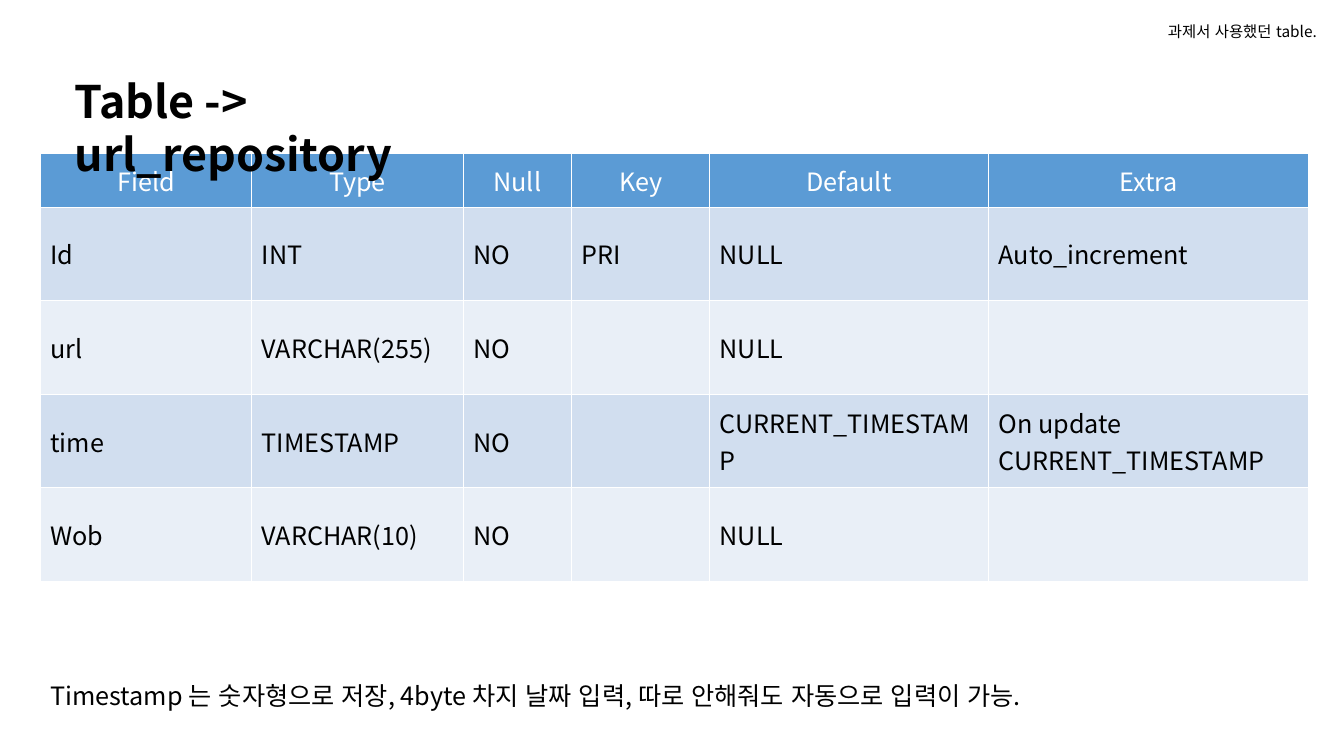
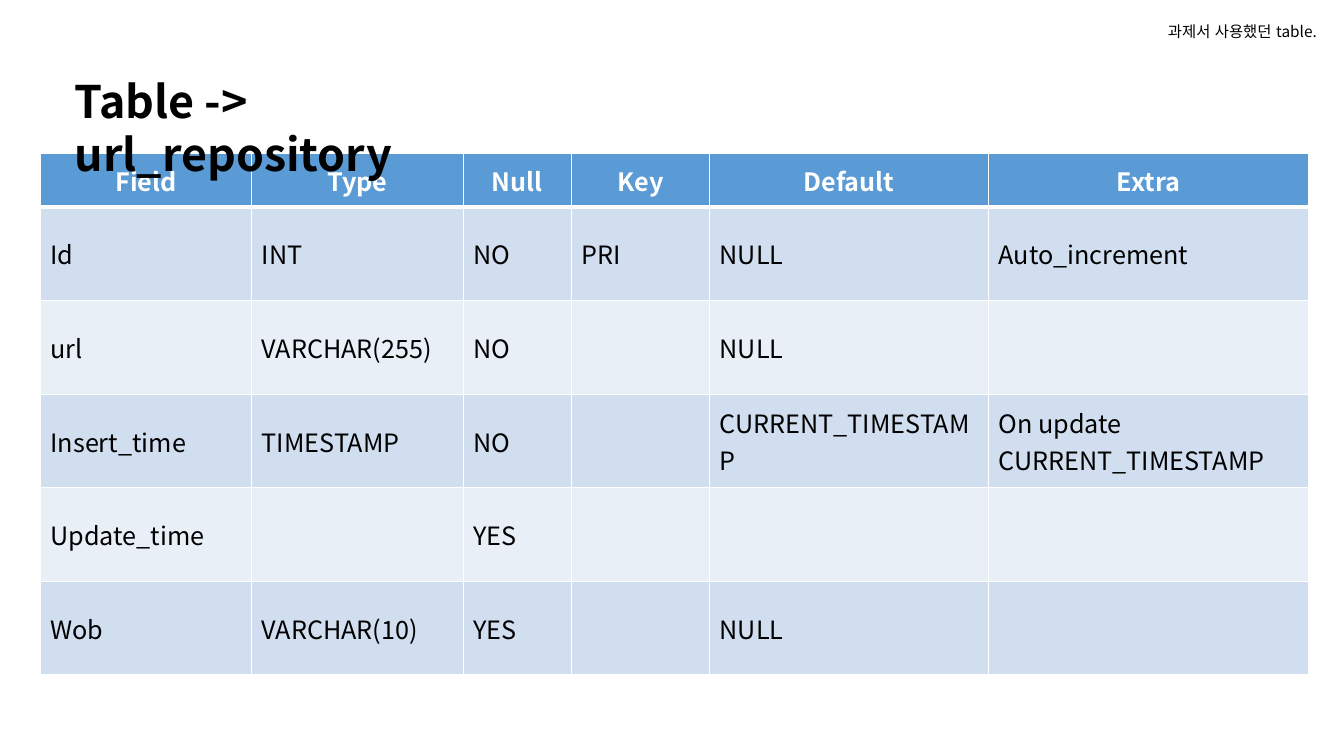
Before and after one commit to teamGolee/GoLee, a slide deck: slide 2 of Documents/구상도.pptx. Drawn at 1344x756 pixels with LibreOffice and Linux fonts; fonts in the diff are those of the drawing. Boxes give left, top, right and bottom in pixels: in the first picture for what was removed or moved away, otherwise in the second. Text is boxed around its words. In the diff, an @@ line names an element or a change of style, - is before the commit and + after.

```diff
--- a/Documents/구상도.pptx
+++ b/Documents/구상도.pptx
@@ table at <box>40,153,1310,676</box> @@
-row 4: time | TIMESTAMP | NO |  | CURRENT_TIMESTAMP | On update CURRENT_TIMESTAMP
-row 5: Wob | VARCHAR(10) | NO |  | NULL | 
+row 4: Insert_time | TIMESTAMP | NO |  | CURRENT_TIMESTAMP | On update CURRENT_TIMESTAMP
+row 5: Update_time |  | YES |  |  | 
+row 6: Wob | VARCHAR(10) | YES |  | NULL | 
@@ text removed at <box>50,684,1021,711</box> @@
-Timestamp 는 숫자형으로 저장, 4byte 차지 날짜 입력, 따로 안해줘도 자동으로 입력이 가능.
```
Also in this commit, not shown: 1 other slide changed, 1 slide added, 2 other files.
